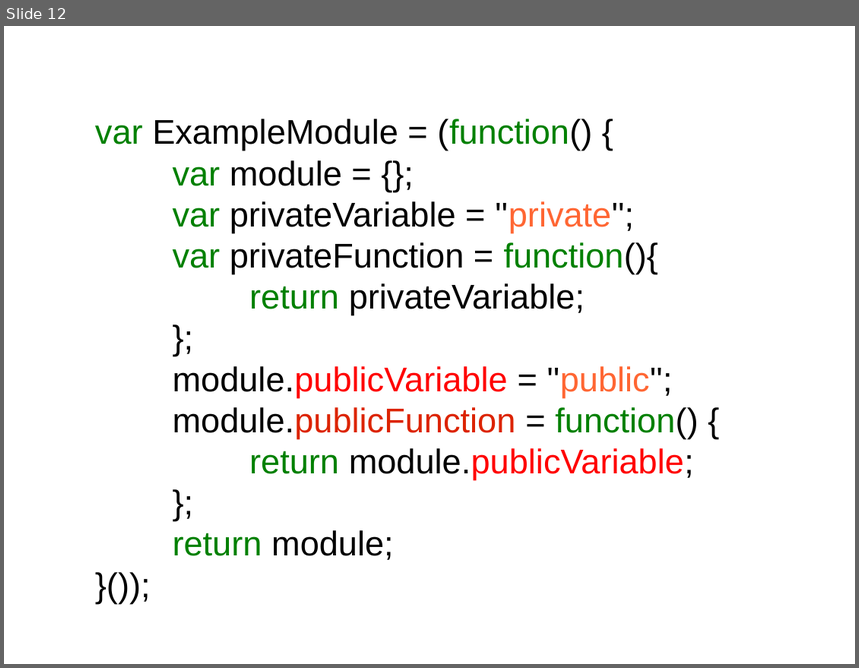
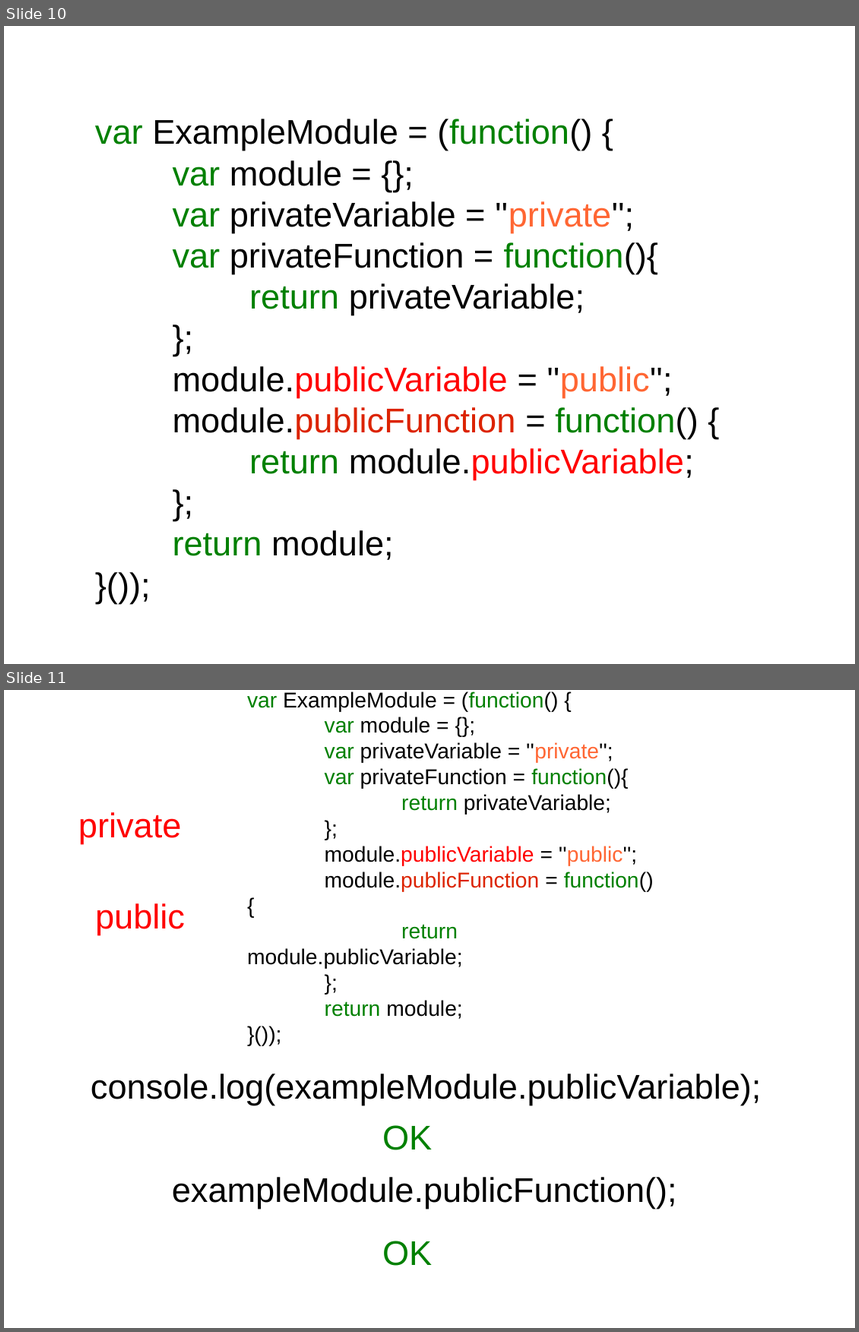
Before and after one commit to sattler/javascript-seminar-2015, a slide deck: presentation/Presentation.odp. Shown one above the other, each under a label of ours: slide 12 before the commit, slides 10 and 11 after it. The pictures are 859x668 and 859x1332 pixels, drawn with LibreOffice and Linux fonts; fonts in the diff are those of the drawing; background and template pictures are left out. Boxes give left, top, right and bottom in pixels: in the first picture for what was removed or moved away, otherwise in the second. Text is boxed around its words. In the diff, an @@ line names an element or a change of style, - is before the commit and + after.

```diff
--- a/presentation/Presentation.odp
+++ b/presentation/Presentation.odp
@@ slide 11 added at box(4, 690, 855, 1328), background picture (left out) @@
@@ text added at box(247, 692, 654, 1019), 20 pt, text #000000 @@
+var ExampleModule = (function() {
+var module = {};
+var privateVariable = ''private'';
+var privateFunction = function(){
+return privateVariable;
+};
+module.publicVariable = ''public'';
+module.publicFunction = function() {
+return module.publicVariable;
+};
+return module;
+}());
@@ text added at box(180, 759, 227, 872), 88 pt, text #FFFFFF @@
+{
@@ text added at box(78, 812, 181, 844), 32 pt, text #FF0000 @@
+private
@@ text added at box(183, 850, 230, 964), 88 pt, text #FFFFFF @@
+{
@@ text added at box(95, 904, 185, 935), 32 pt, text #FF0000 @@
+public
@@ text added at box(91, 1074, 761, 1105), 32 pt, text #000000 @@
+console.log(exampleModule.publicVariable);
@@ text added at box(382, 1125, 432, 1151), 32 pt, text #008000 @@
+OK
@@ text added at box(172, 1177, 677, 1209), 32 pt, text #000000 @@
+exampleModule.publicFunction();
@@ text added at box(382, 1241, 432, 1266), 32 pt, text #008000 @@
+OK
@@ what was slide 12 is now slide 10 @@
```
Also in this commit, not shown: 1 slide changed, 3 other slides added, 2 slides removed.
